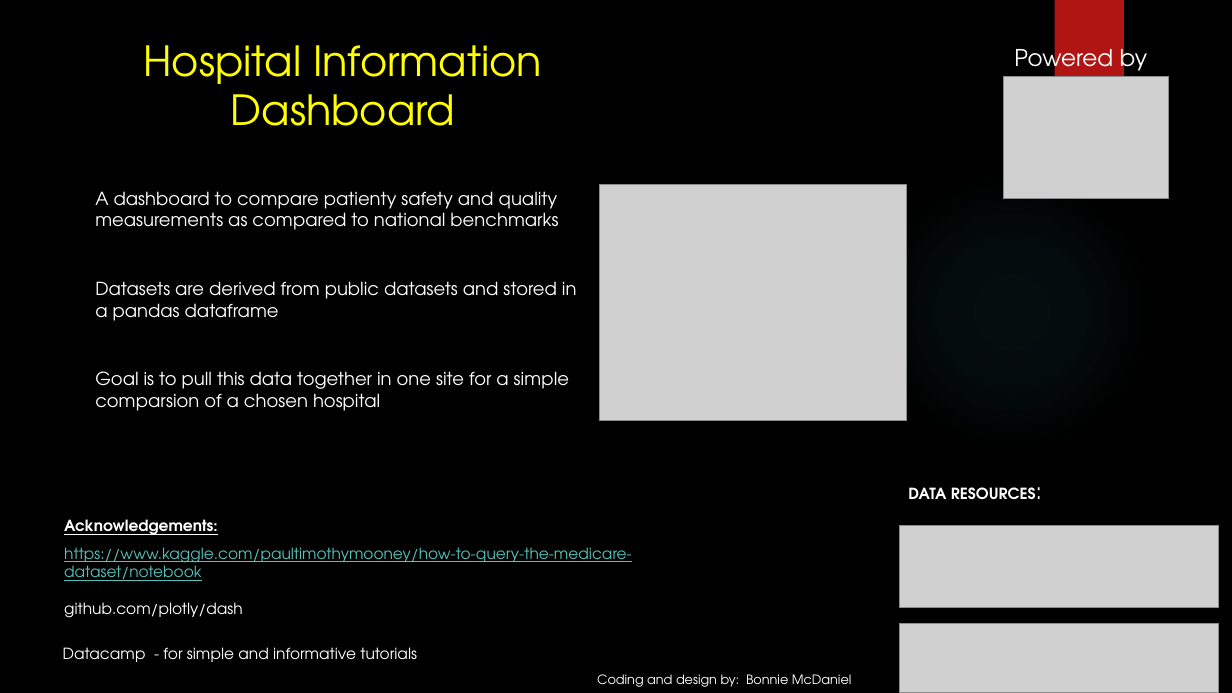
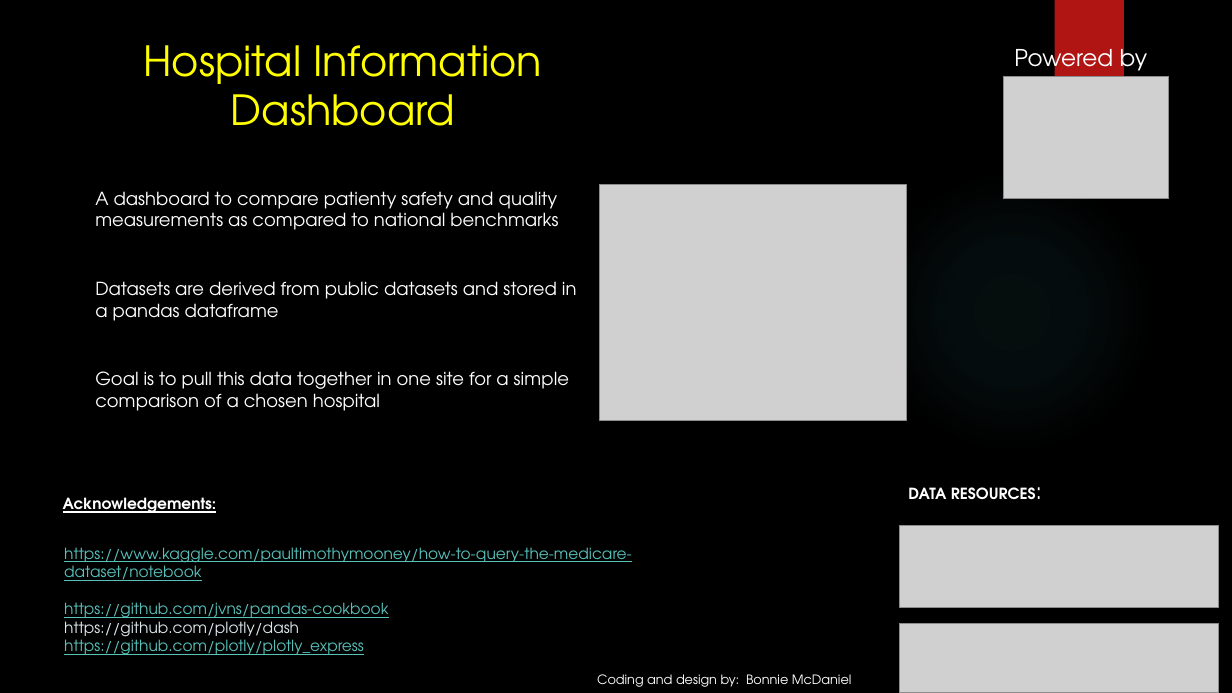
Before and after one commit to ksu-hmi/Hospital-Dashboard, a slide deck: slide 1 of Project Marketing slide.pptx. Drawn at 1232x693 pixels with LibreOffice and Linux fonts; fonts in the diff are those of the drawing; grey boxes stand for pictures; background and template pictures are left out. Boxes give left, top, right and bottom in pixels: in the first picture for what was removed or moved away, otherwise in the second. Text is boxed around its words. In the diff, an @@ line names an element or a change of style, - is before the commit and + after.

```diff
--- a/Project Marketing slide.pptx
+++ b/Project Marketing slide.pptx
@@ text at box(95, 371, 569, 411): text changed @@
-Goal is to pull this data together in one site for a simple comparsion of a chosen hospital
+Goal is to pull this data together in one site for a simple comparison of a chosen hospital
@@ text "Acknowledgements:": place and size @@
-text "Acknowledgements:" at box(64, 519, 218, 535)
+text "Acknowledgements:" at box(63, 497, 217, 513)
@@ text at box(64, 602, 388, 655): text changed; text colour #FFFFFF to #58C1BA @@
-github.com/plotly/dash
+https://github.com/jvns/pandas-cookbook
+https://github.com/plotly/dash
+https://github.com/plotly/plotly_express
@@ text removed at box(63, 647, 417, 662) @@
-Datacamp - for simple and informative tutorials
```
Also in this commit, not shown: 2 other files.
